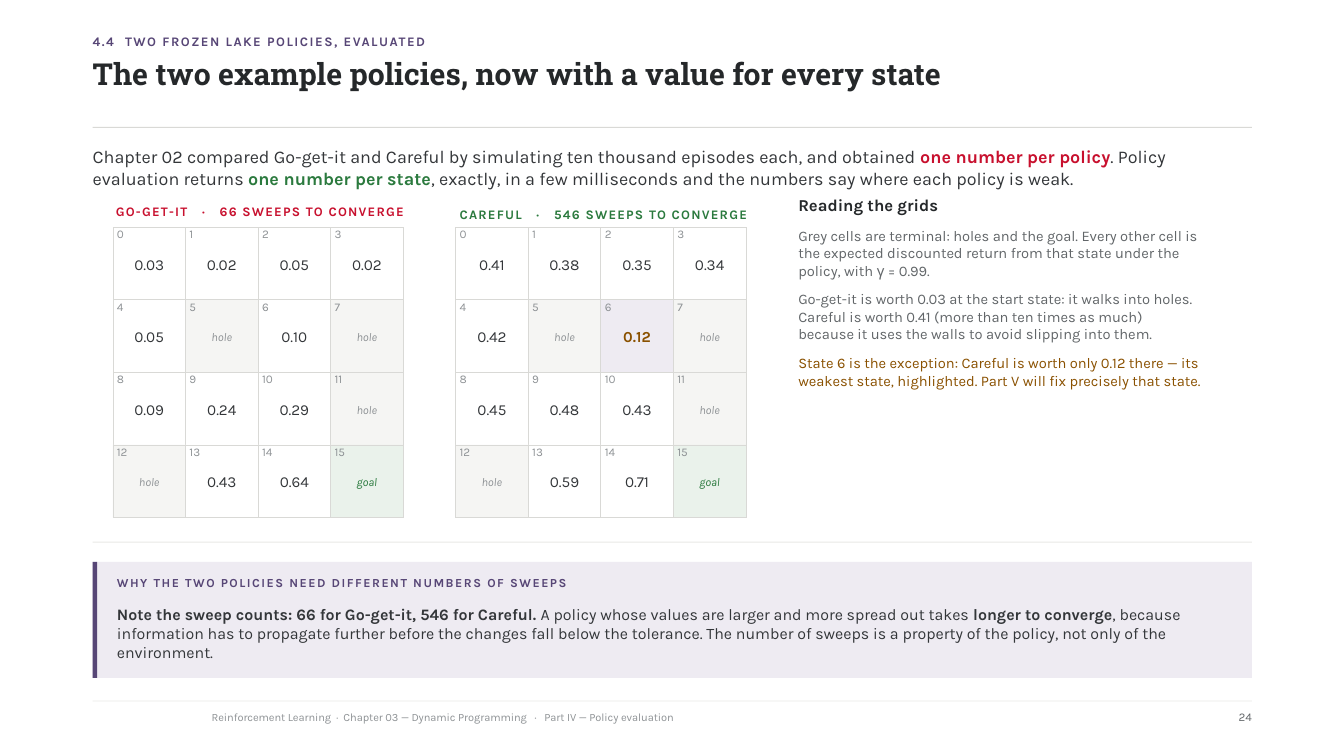
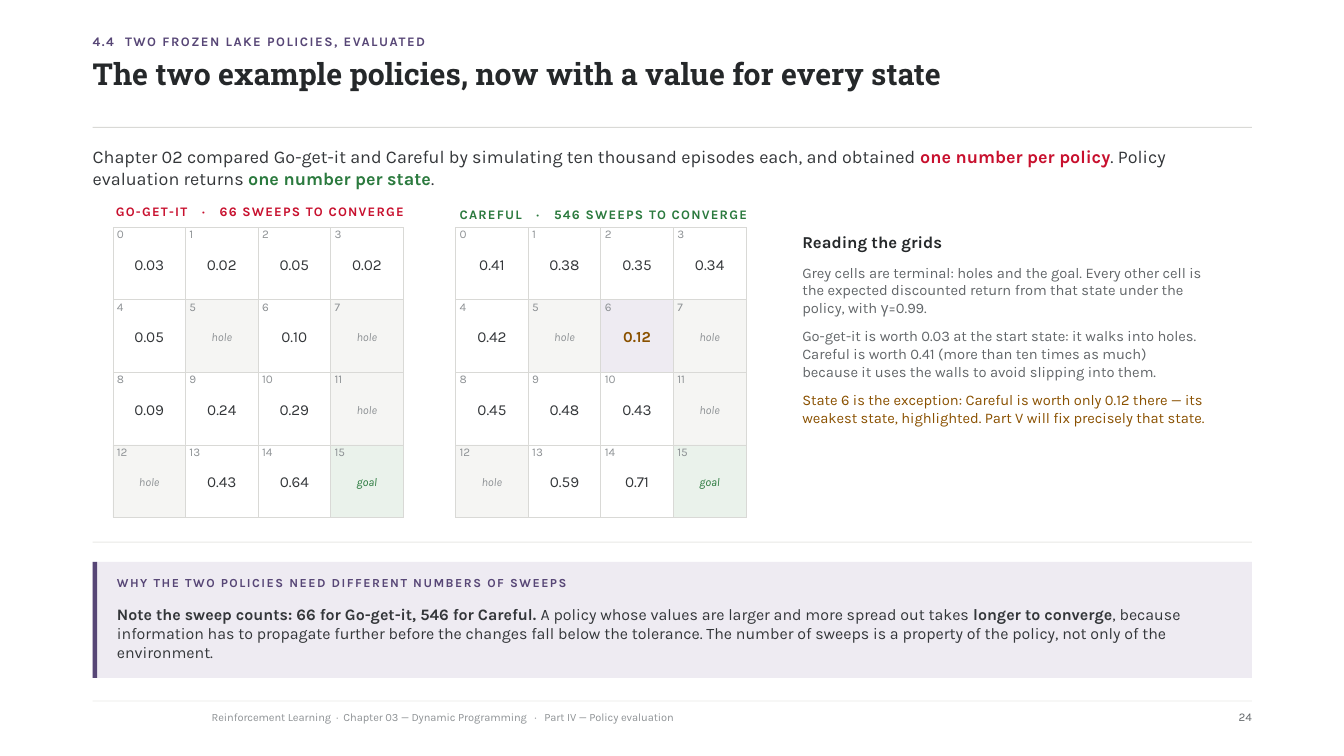
Before and after one commit to riccardoberta/reinforcement-learning, a slide deck: slide 24 of 03 - Dynamic Programming/slides.pptx. Drawn at 1344x756 pixels with LibreOffice and Linux fonts; fonts in the diff are those of the drawing; background and template pictures are left out. Boxes give left, top, right and bottom in pixels: in the first picture for what was removed or moved away, otherwise in the second. Text is boxed around its words. In the diff, an @@ line names an element or a change of style, - is before the commit and + after.

```diff
--- a/03 - Dynamic Programming/slides.pptx
+++ b/03 - Dynamic Programming/slides.pptx
@@ text at box(93, 150, 1166, 190): text changed @@
-Chapter 02 compared Go-get-it and Careful by simulating ten thousand episodes each, and obtained one number per policy. Policy evaluation returns one number per state, exactly, in a few milliseconds and the numbers say where each policy is weak.
+Chapter 02 compared Go-get-it and Careful by simulating ten thousand episodes each, and obtained one number per policy. Policy evaluation returns one number per state.
@@ text "Reading the grids": place and size @@
-text "Reading the grids" at box(798, 199, 1201, 390)
+text "Reading the grids" at box(802, 236, 1205, 427)
@@ text at box(802, 268, 1201, 317): spaces changed @@
-Grey cells are terminal: holes and the goal. Every other cell is the expected discounted return from that state under the policy, with γ = 0.99.
+Grey cells are terminal: holes and the goal. Every other cell is the expected discounted return from that state under the policy, with γ=0.99.
```
Also in this commit, not shown: 20 other slides changed, 10 other files.
